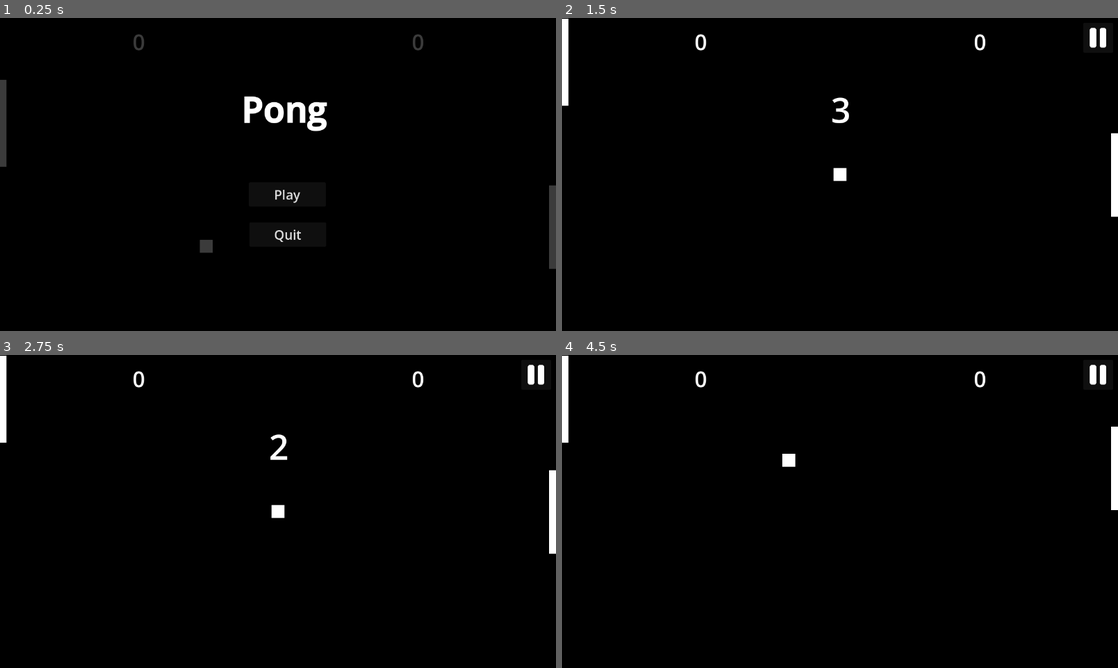
Above: before the commit, frames 1-4 (two rows, left to right).
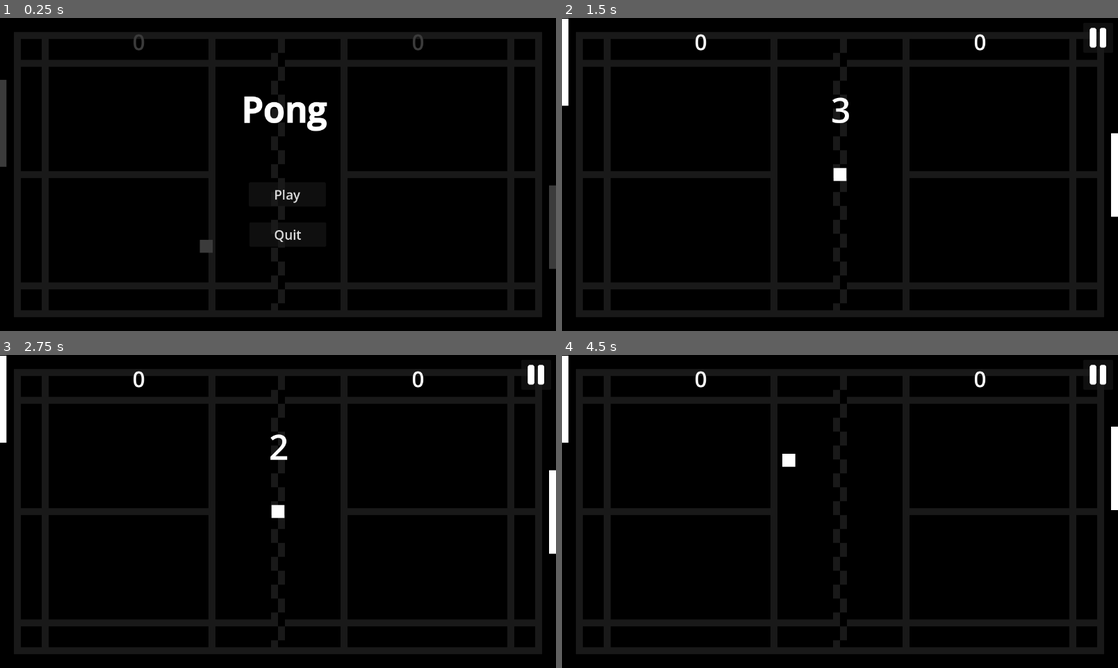
Above: after the commit, the same moments.

Repository: aaronchn99/Pong
Game: Godot game, scene res://Main.tscn
Same seed, same stepped clock (60 frames per second), same inputs: the game is played once before the commit and once after it.
Inputs (mouse positions are in pixels of both pictures, inside the frame that each line leads up to):
- Up to frame 1 (0.25 s): no input
- Up to frame 2 (1.5 s): click "Play" at 0.5 s; click "Easy" at 1.25 s
- Up to frame 3 (2.75 s): click (533, 373) at 2 s
- Up to frame 4 (4.5 s): tap Enter at 2.75 s; hold Right (ui_right) 2.78-3.53 s; hold Down (ui_down) 3.53-4.28 s; tap Space at 4.25 s; hold Right (ui_right) from 4.28 s (still down)

The runs differ from the first frame. In frame 1, 16% of the frame differs, in the area x 2-98%, y 4-96%; in frame 2, 16%; in frame 3, 16%; in frame 4, 16%.

Commit message:
Feat: Court underlay - Game preview GIF - Remove docs folder

Diff:
--- a/Game.tscn
+++ b/Game.tscn
@@ -1,7 +1,8 @@
-[gd_scene load_steps=17 format=3 uid="uid://waic0mjlsfy1"]
+[gd_scene load_steps=18 format=3 uid="uid://waic0mjlsfy1"]
 
 [ext_resource type="PackedScene" uid="uid://duxv21xnjkro6" path="res://Assets/Paddle.tscn" id="1_ilq27"]
 [ext_resource type="Script" path="res://Scripts/Game.gd" id="1_qpaqf"]
+[ext_resource type="Texture2D" uid="uid://crdsiyylbmw3e" path="res://Assets/img/badminton_court.png" id="2_72vod"]
 [ext_resource type="PackedScene" uid="uid://cd6e7xq0mf16u" path="res://Assets/Ball.tscn" id="2_yxd82"]
 [ext_resource type="PackedScene" uid="uid://bq5uwqfcvim4x" path="res://Assets/Wall.tscn" id="3_n68qh"]
 [ext_resource type="Script" path="res://Scripts/Scores.gd" id="5_5n5dl"]
@@ -32,6 +33,14 @@
 [node name="Game" type="Node2D"]
 script = ExtResource("1_qpaqf")
 MAX_SCORE = 10
+
+[node name="CanvasLayer" type="CanvasLayer" parent="."]
+layer = -1
+
+[node name="Background" type="Sprite2D" parent="CanvasLayer"]
+modulate = Color(0.0980392, 0.0980392, 0.0980392, 1)
+position = Vector2(640, 360.25)
+texture = ExtResource("2_72vod")
 
 [node name="Paddle" parent="." instance=ExtResource("1_ilq27")]
 position = Vector2(-5, 102)
--- a/Main.tscn
+++ b/Main.tscn
@@ -16,11 +16,8 @@
 show_behind_parent = true
 MAX_SCORE = 9999
 
-[node name="Paddle" parent="GamePreview" index="0"]
+[node name="Paddle" parent="GamePreview" index="1"]
 is_human = false
-ai_type = 1
-
-[node name="Paddle2" parent="GamePreview" index="1"]
 ai_type = 1
 
 [node name="GameOverText" parent="GamePreview/GameOver" index="0"]
@@ -35,10 +32,10 @@
 [node name="Return" parent="GamePreview/GameOver" index="3"]
 visible = false
 
-[node name="Pause" parent="GamePreview" index="9"]
+[node name="Pause" parent="GamePreview" index="10"]
 visible = false
 
-[node name="Countdown" parent="GamePreview" index="10"]
+[node name="Countdown" parent="GamePreview" index="11"]
 visible = false
 
 [node name="Timer" parent="GamePreview/Countdown" index="1"]
--- a/project.godot
+++ b/project.godot
@@ -23,6 +23,10 @@
 window/size/viewport_width=1280
 window/size/viewport_height=720
 window/stretch/mode="viewport"
+
+[editor]
+
+movie_writer/movie_file="D:/Users/aaron/Projects/Games From Scratch/Pong/captures/preview.avi"
 
 [input]
 
Binary file added: Assets/img/badminton_court.png
Not shown, added: Assets/img/badminton_court.png.import
Not shown, changed: Builds/Web/v0.2.0/Pong.apple-touch-icon.png.import
Not shown, changed: Builds/Web/v0.2.0/Pong.icon.png.import
Not shown, changed: Builds/Web/v0.2.0/Pong.png.import
Binary file added: captures/pong-preview.gif
Binary file removed: docs/index.apple-touch-icon.png
Binary file removed: docs/index.icon.png
Binary file removed: docs/index.png
Not shown, removed: docs/coi-serviceworker.min.js
Not shown, removed: docs/index.audio.worklet.js
Not shown, removed: docs/index.html
(and 4 more such lines)
